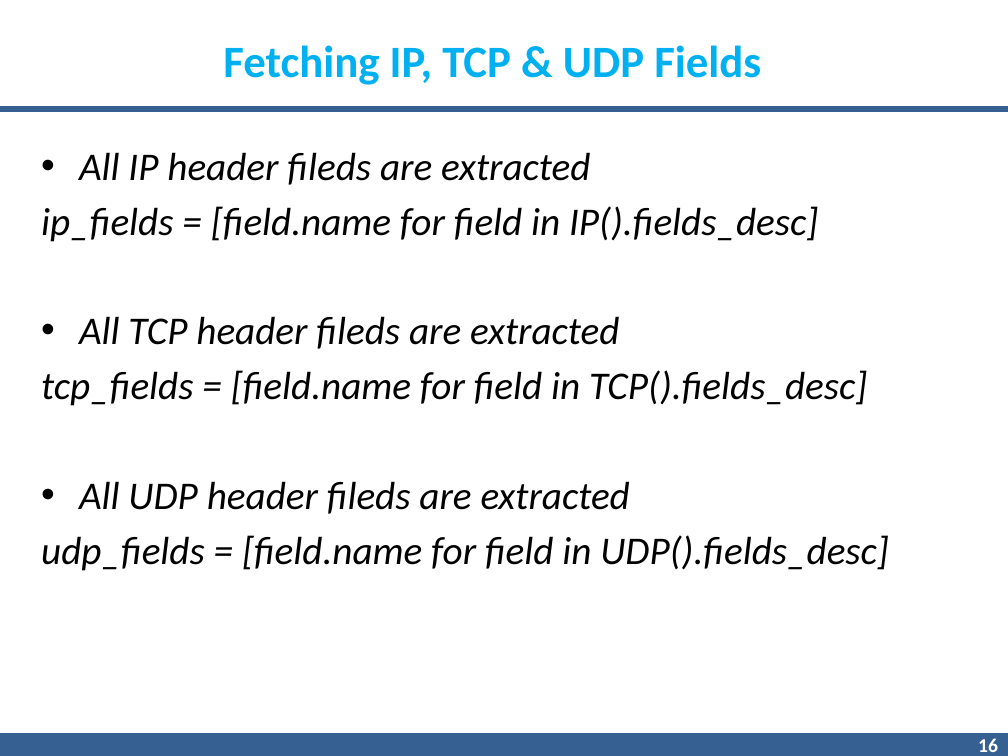
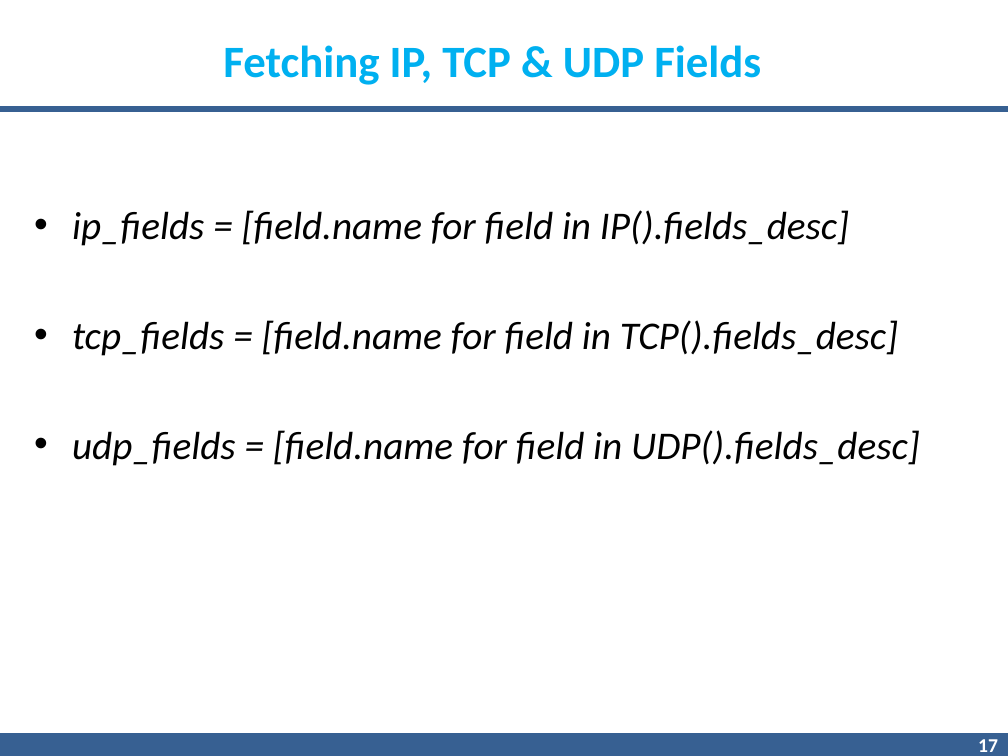
Before and after one commit to gnnain/Pcap_Reader, a slide deck: slide 17 of 7.pptx (slide 16 before the commit). Drawn at 1008x756 pixels with LibreOffice and Linux fonts; fonts in the diff are those of the drawing; background and template pictures are left out. Boxes give left, top, right and bottom in pixels: in the first picture for what was removed or moved away, otherwise in the second. Text is boxed around its words. In the diff, an @@ line names an element or a change of style, - is before the commit and + after.

```diff
--- a/7.pptx
+++ b/7.pptx
@@ text at bbox=[79, 152, 590, 185]: paragraph removed @@
-• All IP header fileds are extracted
@@ text "ip_fields = [field.name for field ...": place and size @@
-text "ip_fields = [field.name for field ..." at bbox=[41, 152, 889, 571]
+text "ip_fields = [field.name for field ..." at bbox=[72, 210, 920, 466]
@@ text "ip_fields = [field.name for field ..." at bbox=[72, 210, 920, 466]: bullet none to • @@
@@ text at bbox=[79, 316, 619, 349]: paragraph removed @@
-• All TCP header fileds are extracted
@@ text at bbox=[79, 481, 630, 514]: paragraph removed @@
-• All UDP header fileds are extracted
@@ page number at bbox=[978, 739, 998, 752]: text changed @@
-16
+17
```
Also in this commit, not shown: 12 other slides changed, 2 slides added, 2 slides removed, 2 other files.
